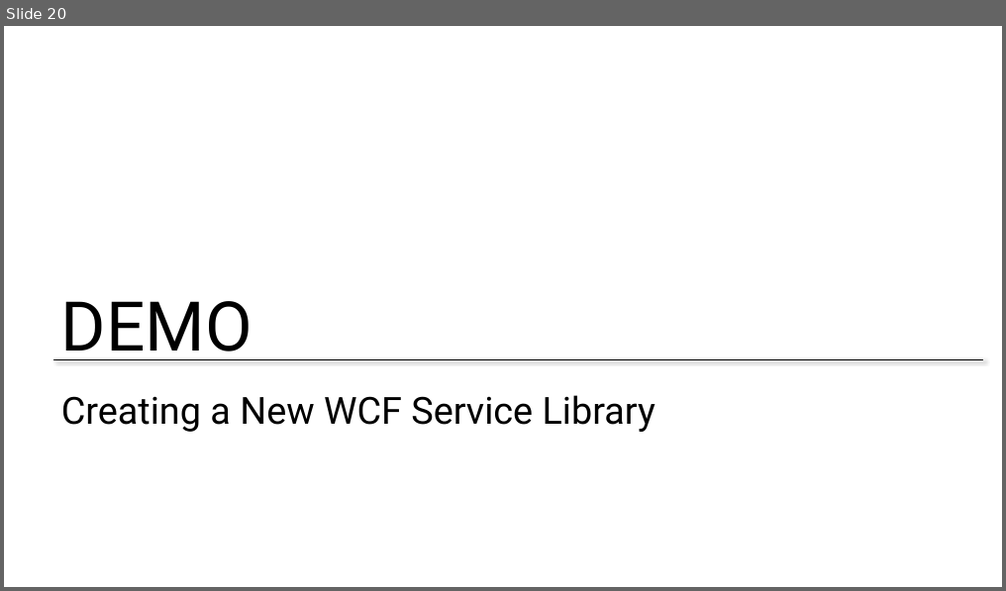
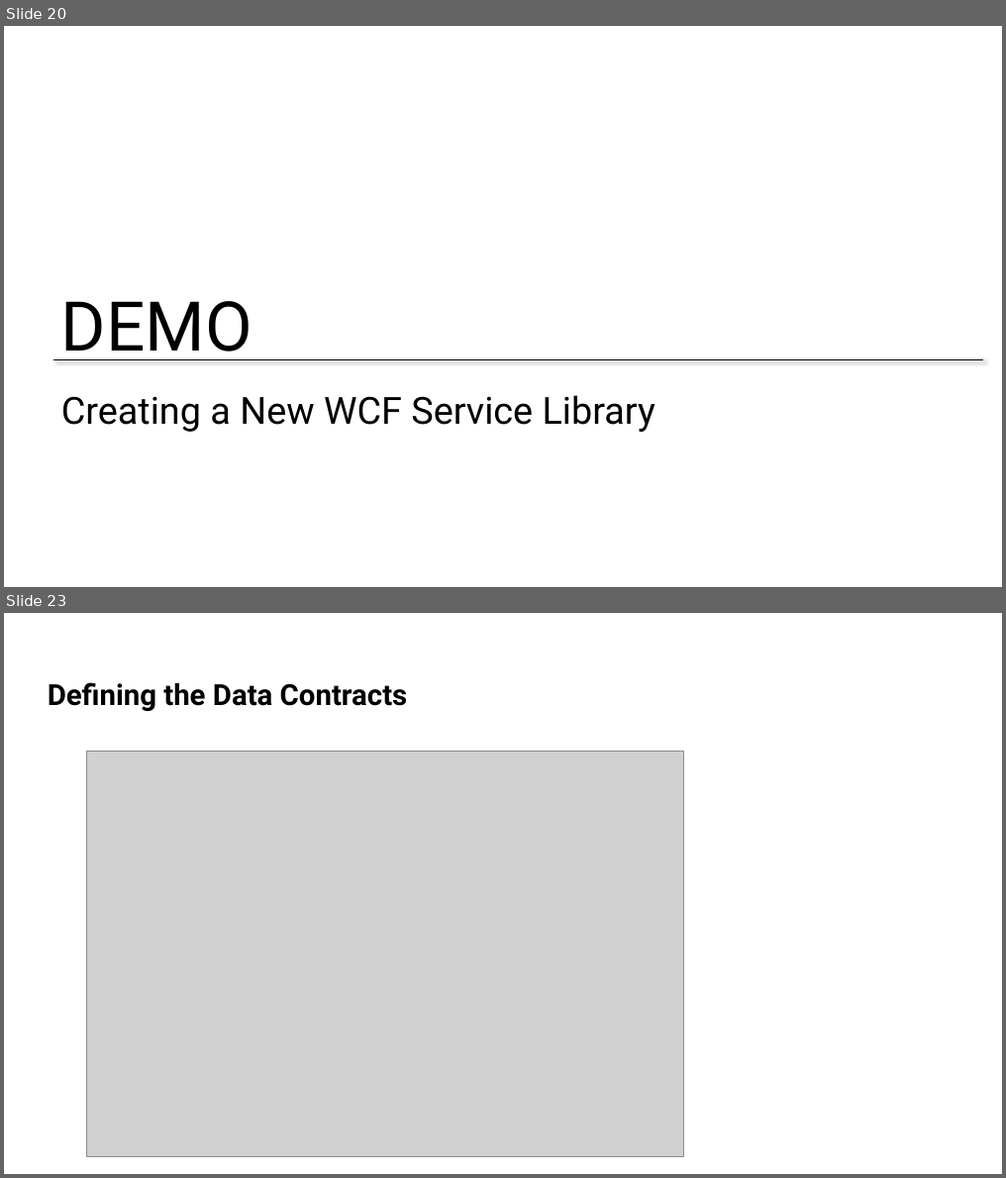
Before and after one commit to BretStateham/MVAWebServicesAndAzure, a slide deck: 01-WCFServices/01-WCFServices.pptx. Shown one above the other, each under a label of ours: slide 20 before the commit, slides 20 and 23 after it; the slides between them are not shown. The pictures are 1006x591 and 1006x1178 pixels, drawn with LibreOffice and Linux fonts; fonts in the diff are those of the drawing; grey boxes stand for pictures; background and template pictures are left out. Boxes give left, top, right and bottom in pixels: in the first picture for what was removed or moved away, otherwise in the second. Text is boxed around its words. In the diff, an @@ line names an element or a change of style, - is before the commit and + after.

```diff
--- a/01-WCFServices/01-WCFServices.pptx
+++ b/01-WCFServices/01-WCFServices.pptx
@@ slide 23 added at (4,613,1002,1174), background #FFFFFF @@
@@ text added at (48,682,408,711), 28 pt, text #000000, bold @@
+Defining the Data Contracts
@@ picture added at (86,751,684,1157) @@
```
Also in this commit, not shown: 30 other slides added.
